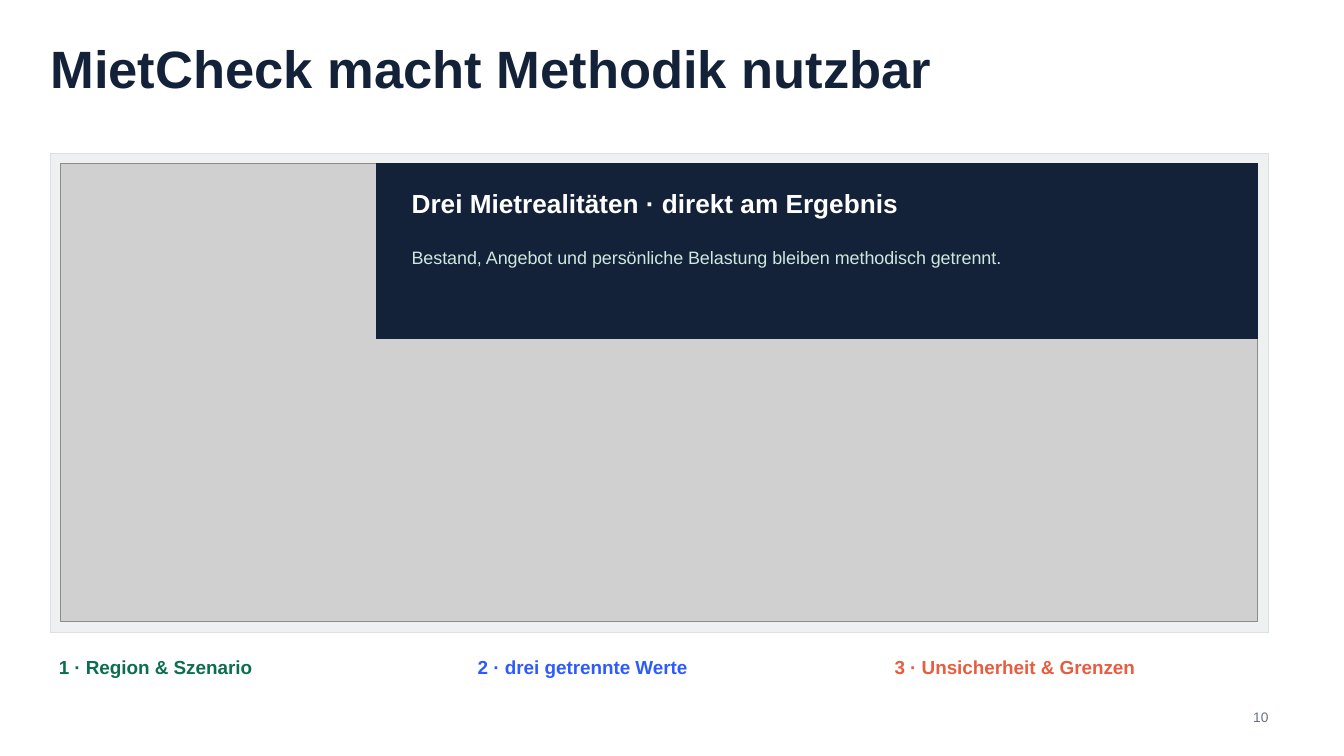
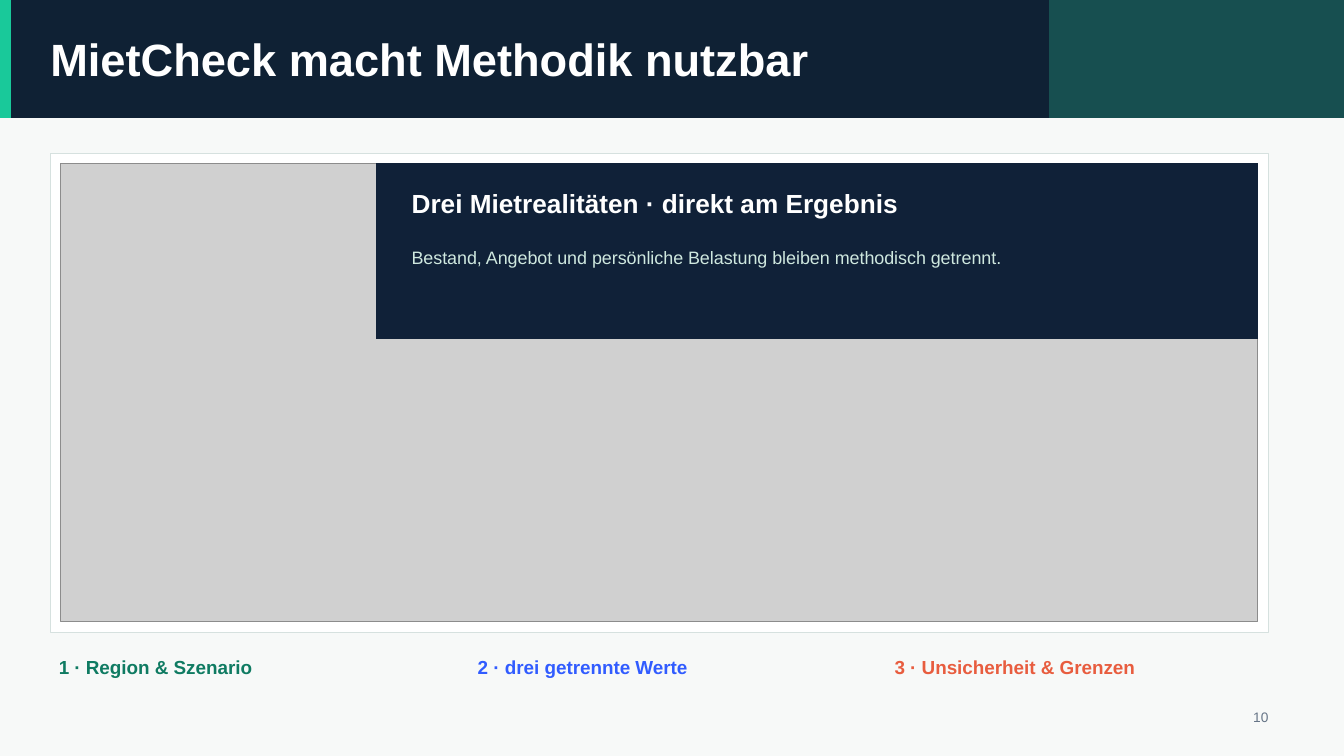
Before and after one commit to neleknaak-31/MietCheck, a slide deck: slide 10 of deliverables/MietCheck_Praesentation.pptx. Drawn at 1344x756 pixels with LibreOffice and Linux fonts; fonts in the diff are those of the drawing; grey boxes stand for pictures. Boxes give left, top, right and bottom in pixels: in the first picture for what was removed or moved away, otherwise in the second. Text is boxed around its words. In the diff, an @@ line names an element or a change of style, - is before the commit and + after.

```diff
--- a/deliverables/MietCheck_Praesentation.pptx
+++ b/deliverables/MietCheck_Praesentation.pptx
@@ background #FFFFFF to #F7F9F8 @@
@@ rectangle added at box(0, 0, 1344, 118), fill #0F2134, outline #0F2134 0 pt @@
@@ rectangle added at box(0, 0, 10, 118), fill #19C99A, outline #19C99A 0 pt @@
@@ rectangle added at box(1051, 0, 1344, 118), fill #174F50, outline #174F50 0 pt @@
@@ text "MietCheck macht Methodik nutzbar" at box(50, 43, 808, 77): size 37.5 to 32.2 pt, text colour #132238 to #FFFFFF @@
@@ rectangle at box(50, 153, 1268, 632): fill #EEF1EF to #FFFFFF; outline #D9E0E8 0.75 pt to #D6E1DF 0.75 pt @@
@@ rectangle at box(377, 163, 1258, 338): fill #132238 to #102138; outline #132238 0 pt to #102138 0 pt @@
@@ text "1 · Region & Szenario" at box(59, 660, 252, 678): text colour #0B6E4F to #0F7B62 @@
```
Also in this commit, not shown: 13 other slides changed, 16 other files.
